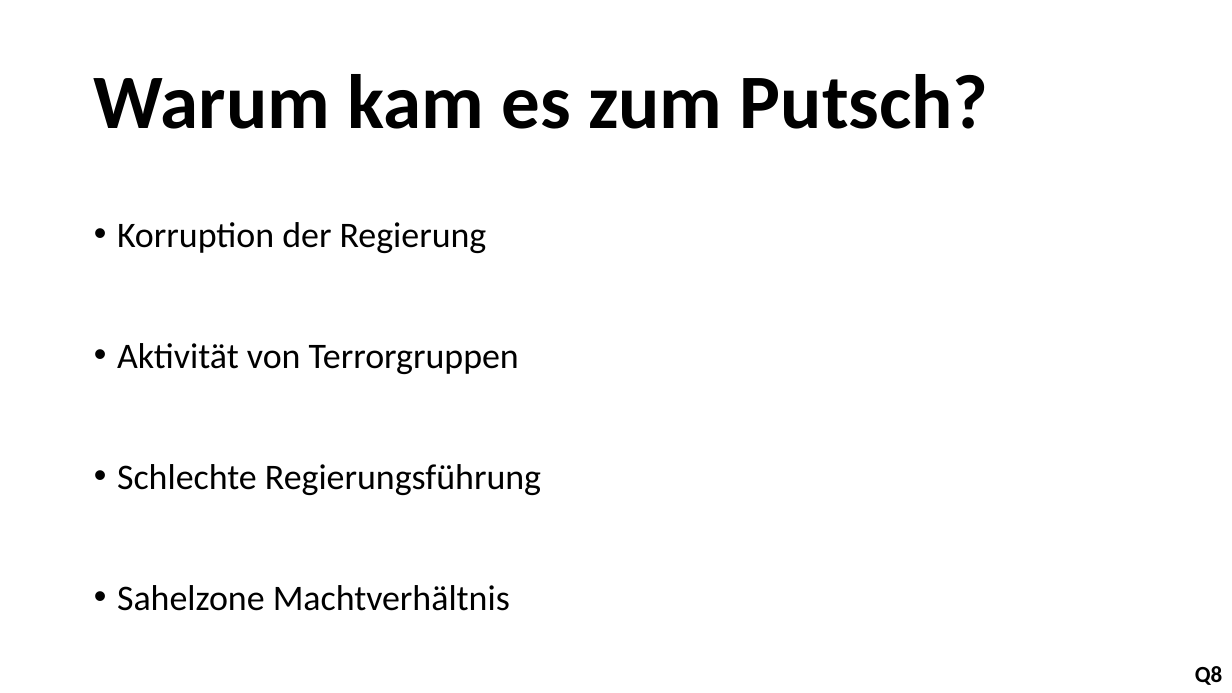
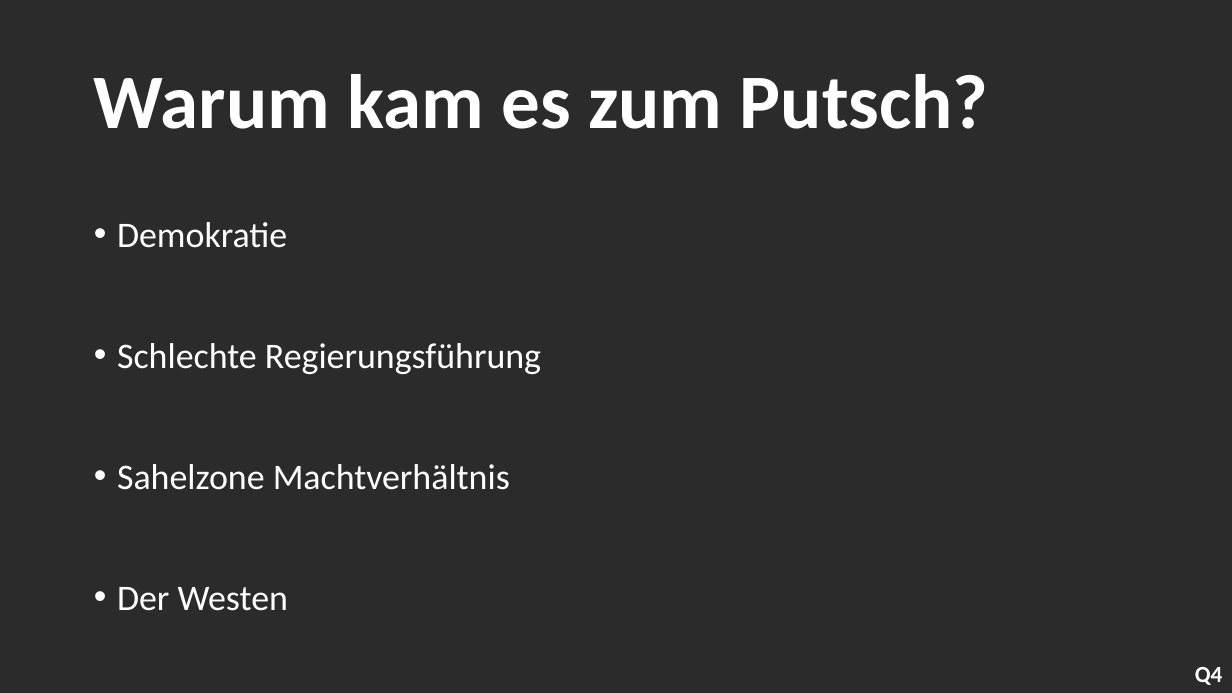
Before and after one commit to AH1M1-Org/School, a slide deck: slide 8 of Gesellschaftslehre/001_Gesellschaftlehre_Wochenbericht.pptx (slide 7 before the commit). Drawn at 1232x693 pixels with LibreOffice and Linux fonts; fonts in the diff are those of the drawing; background and template pictures are left out; a plain dark background stands for a picture behind light text. Boxes give left, top, right and bottom in pixels: in the first picture for what was removed or moved away, otherwise in the second. Text is boxed around its words. In the diff, an @@ line names an element or a change of style, - is before the commit and + after.

```diff
--- a/Gesellschaftslehre/001_Gesellschaftlehre_Wochenbericht.pptx
+++ b/Gesellschaftslehre/001_Gesellschaftlehre_Wochenbericht.pptx
@@ background #FFFFFF to picture (left out) @@
@@ title "Warum kam es zum Putsch?" at (94,74,989,129): text colour #000000 to #FFFFFF @@
@@ text at (117,222,287,248): text changed; text colour #000000 to #FFFFFF @@
-• Korruption der Regierung
-• Aktivität von Terrorgruppen
+• Demokratie
@@ text at (117,343,541,490): text colour #000000 to #FFFFFF in "Schlechte Regierungsführung", "Sahelzone Machtverhältnis" @@
@@ text at (117,587,288,611): paragraph added @@
+• Der Westen
@@ text at (1195,667,1223,685): text changed; text colour #000000 to #FFFFFF @@
-Q8
+Q4
```
Also in this commit, not shown: 6 other slides changed, 5 slides added, 3 slides removed.
